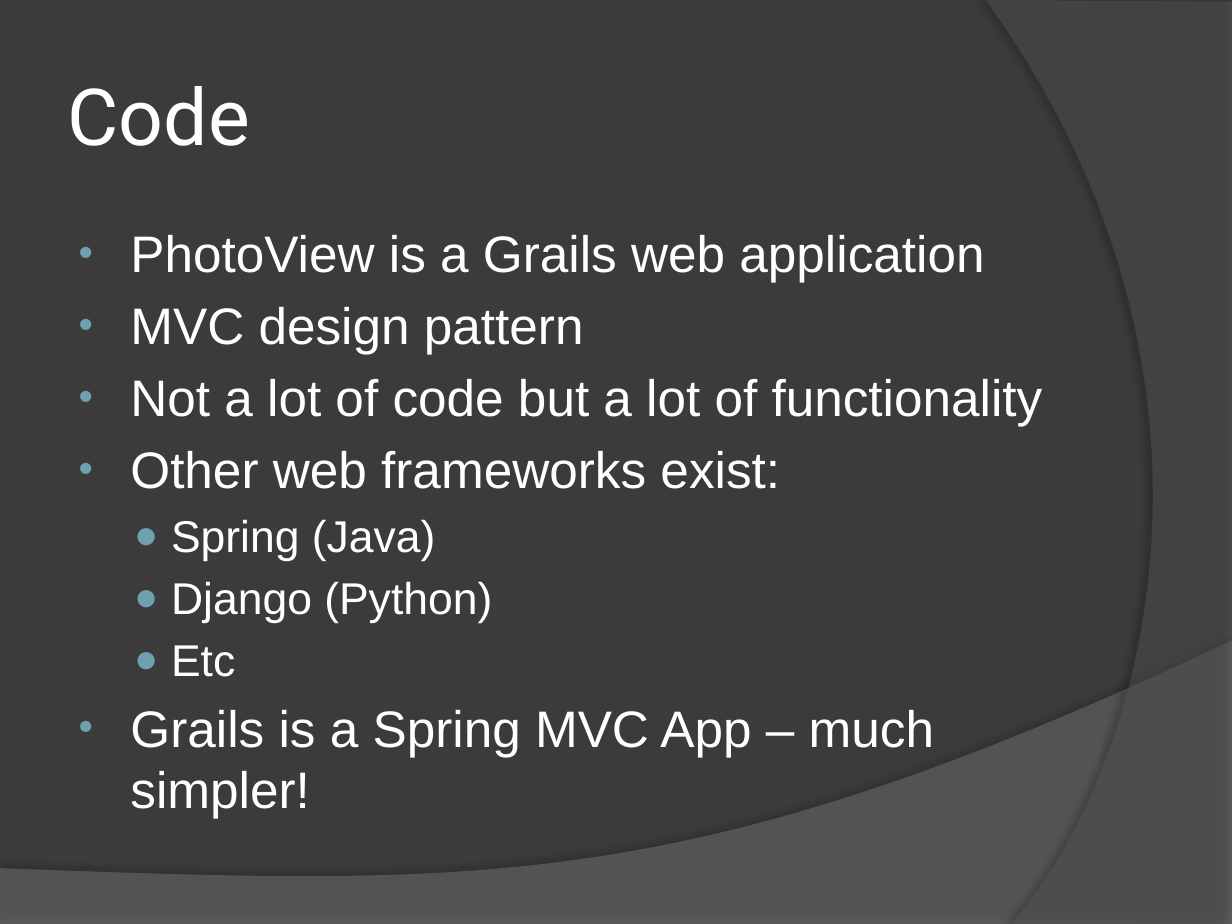
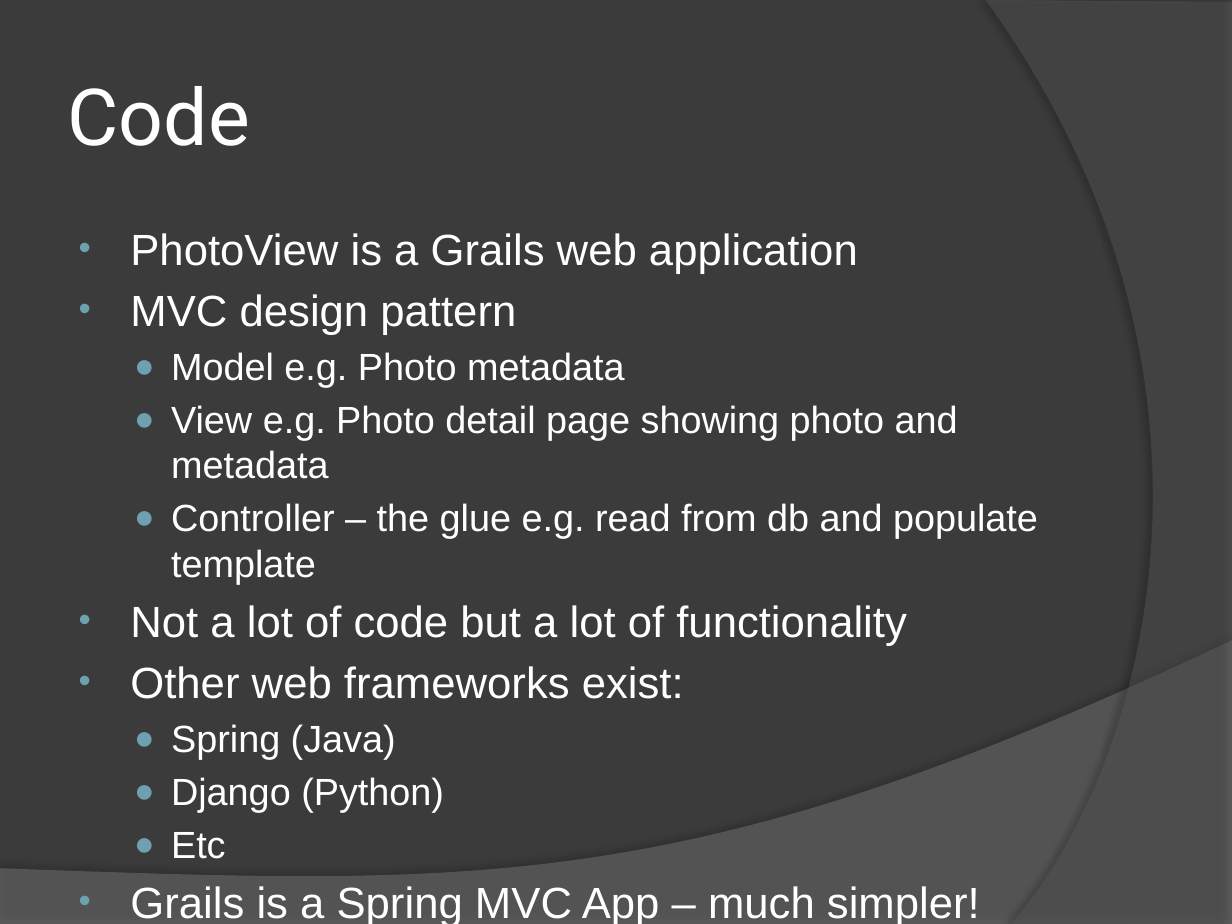
Before and after one commit to gwaller/DevToolsPresentation, a slide deck: slide 9 of presentation/DevTools_Presentation_270912.pptx. Drawn at 1232x924 pixels with LibreOffice and Linux fonts; fonts in the diff are those of the drawing. Boxes give left, top, right and bottom in pixels: in the first picture for what was removed or moved away, otherwise in the second. Text is boxed around its words. In the diff, an @@ line names an element or a change of style, - is before the commit and + after.

Commit message:
Some minor alterations - added a new slides, re-ordered some, minor text changes

```diff
--- a/presentation/DevTools_Presentation_270912.pptx
+++ b/presentation/DevTools_Presentation_270912.pptx
@@ text at (130, 233, 980, 924): size 30 to 25.5 pt in "PhotoView is a Grails web application", "MVC design pattern", "Not a lot of code but a ...", "Other web frameworks exist:" and 1 more places; size 26 to 22.1 pt in "Spring (Java)", "Django (Python)", "Etc" @@
@@ text at (171, 352, 1038, 584): paragraphs added @@
+  ● Model e.g. Photo metadata
+  ● View e.g. Photo detail page showing photo and metadata
+  ● Controller – the glue e.g. read from db and populate template
```
Also in this commit, not shown: 3 other slides changed, 2 slides added, 1 slide removed.
